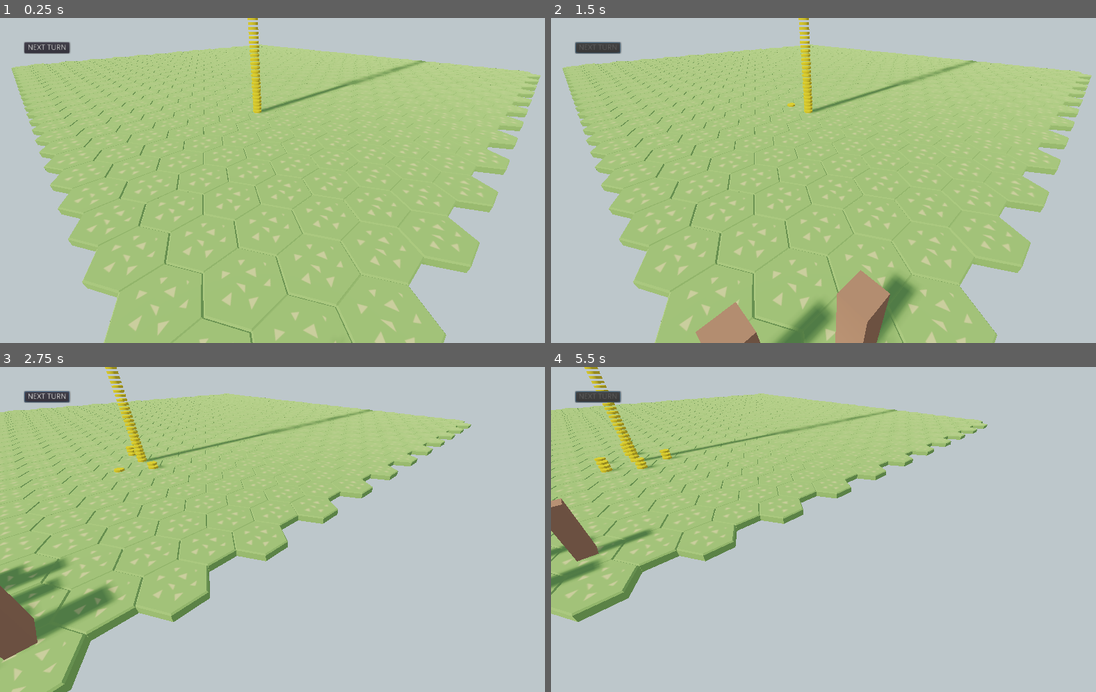
Above: before the commit, frames 1-4 (two rows, left to right).
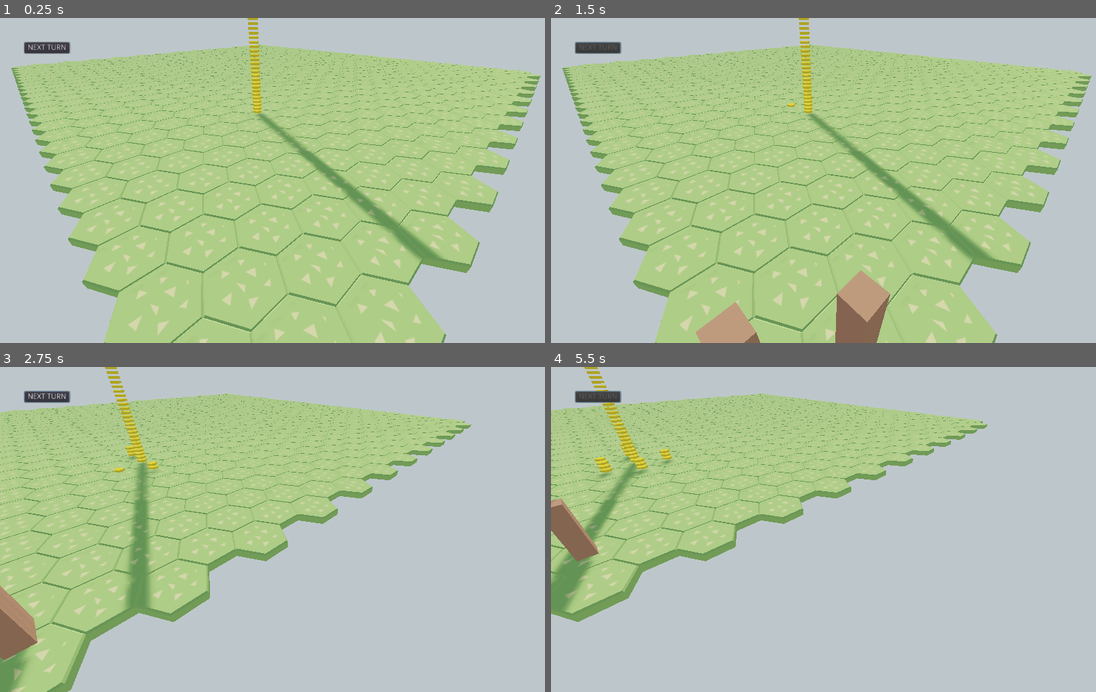
Above: after the commit, the same moments.

Repository: BVenturaDev/UMM
Game: Godot game, scene res://scenes/levels/main_level.tscn
Same seed, same stepped clock (60 frames per second), same inputs: the game is played once before the commit and once after it.
Inputs (mouse positions are in pixels of both pictures, inside the frame that each line leads up to):
- Up to frame 1 (0.25 s): no input
- Up to frame 2 (1.5 s): click "NEXT TURN" at 0.5 s; click "NEXT TURN" at 1.25 s
- Up to frame 3 (2.75 s): tap Enter (ui_accept) at 2, 2.27 s; move the mouse to (397, 513) at 2.02 s; hold Right (ui_right) from 2.03 s (still down); click (397, 513) at 2.17 s
- Up to frame 4 (5.5 s): move the mouse to (719, 545) at 2.77 s; release Right (ui_right) at 2.78 s; hold Down (ui_down) 2.78-3.53 s; tap Enter (ui_accept) at 3.02, 4.52, 5.27 s; move the mouse to (883, 458) at 3.52 s; hold Right (ui_right) 3.53-4.28 s; move the mouse to (801, 594) at 4.27 s; hold Up (ui_up) 4.28-5.03 s; click (801, 594) at 4.42 s; move the mouse to (997, 578) at 5.02 s; hold Left (ui_left) from 5.03 s (still down)

The runs differ from the first frame. In frame 1, 6.7% of the frame differs, in the area x 2-100%, y 0-100%; in frame 2, 8.6%; in frame 3, 9.7%, in the area x 0-87%, y 0-100%; in frame 4, 6.4%.

Commit message:
Changed sun pos, tweaked lighting values.

Diff:
--- a/scenes/levels/main_level.tscn
+++ b/scenes/levels/main_level.tscn
@@ -105,8 +105,8 @@
 environment = ExtResource( 9 )
 
 [node name="DirectionalLight" type="DirectionalLight" parent="WorldEnvironment"]
-transform = Transform( 1, 0, 0, 0, -0.642788, 0.766045, 0, -0.766045, -0.642788, 144.949, 142.423, -121.397 )
-light_energy = 1.25
+transform = Transform( 0.34202, -0.538986, 0.769751, 7.16125e-08, 0.819152, 0.573577, -0.939693, -0.196175, 0.280166, 228.275, 154.801, 48.0567 )
+light_energy = 2.0
 shadow_enabled = true
 
 [connection signal="button_up" from="CanvasLayer/next_turn_buttom" to="CanvasLayer/next_turn_buttom" method="_on_pressed"]
--- a/scenes/world_env.tres
+++ b/scenes/world_env.tres
@@ -6,15 +6,15 @@
 sky_curve = 0.0554016
 ground_bottom_color = Color( 0.835294, 0.921569, 0.968627, 1 )
 ground_horizon_color = Color( 0.835294, 0.921569, 0.968627, 1 )
-sun_longitude = 50.0
 sun_angle_max = 30.0
 sun_energy = 30.0
 
 [resource]
 background_mode = 2
 background_sky = SubResource( 1 )
+background_sky_orientation = Basis( -0.34202, 0, -0.939693, 0, 1, 0, 0.939693, 0, -0.34202 )
 ambient_light_color = Color( 0.5, 0.5, 0.5, 1 )
-ambient_light_energy = 1.25
+ambient_light_energy = 2.0
 ambient_light_sky_contribution = 0.2
 tonemap_mode = 2
 tonemap_white = 16.0
--- a/src/props/hex_tile.gd
+++ b/src/props/hex_tile.gd
@@ -1,4 +1,5 @@
 extends Spatial
+
 
 # When the user left clicks the area alert parent
 func _on_Area_input_event(_camera, var event: InputEvent, _click_position, _click_normal, _shape_idx):
